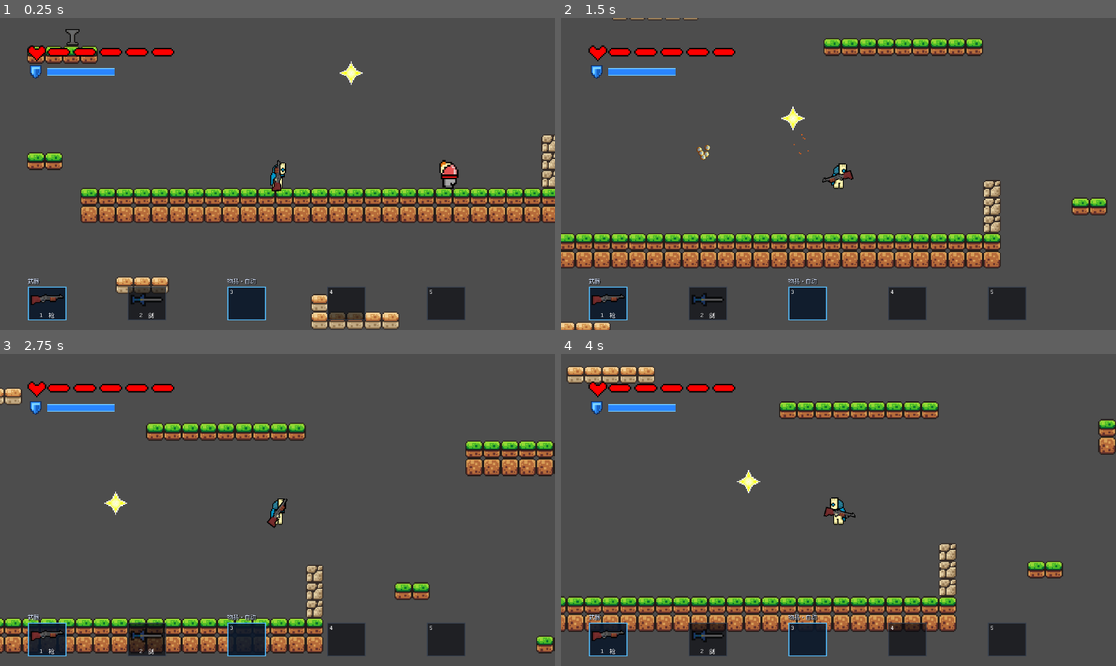
Above: before the commit, frames 1-4 (two rows, left to right).
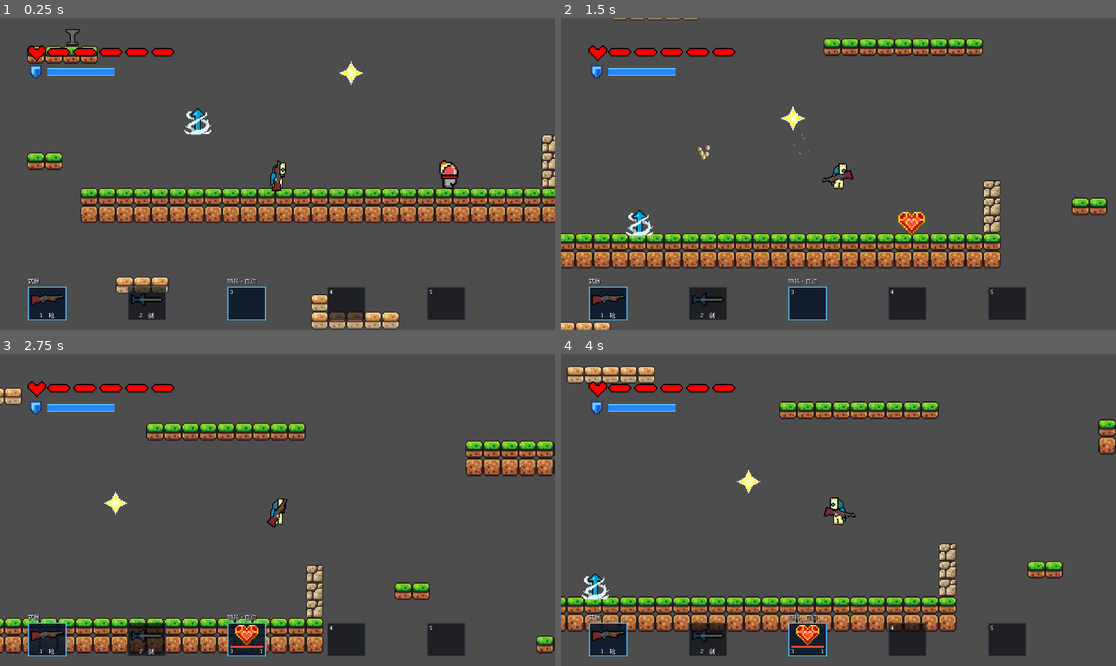
Above: after the commit, the same moments.

Repository: highbanana1/PAS
Game: Godot game, scene res://scene/main.tscn
Two runs of this game, one before a commit and one after it. Both use one fixed random seed, a clock stepped at 60 frames per second and the inputs below.
Inputs (mouse positions are in pixels of both pictures, inside the frame that each line leads up to):
- Up to frame 1 (0.25 s): no input
- Up to frame 2 (1.5 s): tap Enter at 0.5 s; move the mouse to (960, 158) at 0.52 s; hold D (right) 0.53-1.25 s; hold F (item_pickup) 0.53-1.25 s; click (960, 158) at 0.67 s; tap Space (jump) at 0.77, 0.8, 1.07 s; drag from (727, 189) to (810, 236) at 1.27 s
- Up to frame 3 (2.75 s): move the mouse to (333, 441) at 2.02 s; hold D (right) from 2.03 s (still down); hold Right mouse button (block) from 2.03 s (still down); tap Space (jump) at 2.3 s
- Up to frame 4 (4 s): release D (right) at 2.75 s; release Right mouse button (block) at 2.75 s; drag from (810, 572) to (672, 463) at 2.77 s; move the mouse to (1005, 556) at 3.52 s; hold A (left) from 3.53 s (still down); click (1005, 556) at 3.6 s; tap Space (jump) at 3.77, 3.8 s

The runs differ from the first frame. In frame 1, 0.2% of the frame differs, in the area x 33-39%, y 28-38%; in frame 2, 0.5%; in frame 3, 0.2%; in frame 4, 0.5%, in the area x 3-48%, y 70-96%.

Commit message:
chore: save current scene settings and assets as stable snapshot

Diff:
--- a/project.godot
+++ b/project.godot
@@ -29,31 +29,34 @@
 
 item_auto_pickup_toggle={
 "deadzone": 0.2,
-"events": [Object(InputEventKey,"physical_keycode":84)]
+"events": [Object(InputEventKey,"resource_local_to_scene":false,"resource_name":"","device":16,"window_id":0,"alt_pressed":false,"shift_pressed":false,"ctrl_pressed":false,"meta_pressed":false,"pressed":false,"keycode":0,"physical_keycode":84,"key_label":0,"unicode":0,"location":0,"echo":false,"script":null)
+]
 }
-
 item_select_2={
 "deadzone": 0.2,
-"events": [Object(InputEventKey,"physical_keycode":52)]
+"events": [Object(InputEventKey,"resource_local_to_scene":false,"resource_name":"","device":16,"window_id":0,"alt_pressed":false,"shift_pressed":false,"ctrl_pressed":false,"meta_pressed":false,"pressed":false,"keycode":0,"physical_keycode":52,"key_label":0,"unicode":0,"location":0,"echo":false,"script":null)
+]
 }
 item_select_3={
 "deadzone": 0.2,
-"events": [Object(InputEventKey,"physical_keycode":53)]
+"events": [Object(InputEventKey,"resource_local_to_scene":false,"resource_name":"","device":16,"window_id":0,"alt_pressed":false,"shift_pressed":false,"ctrl_pressed":false,"meta_pressed":false,"pressed":false,"keycode":0,"physical_keycode":53,"key_label":0,"unicode":0,"location":0,"echo":false,"script":null)
+]
 }
-
 item_select_1={
 "deadzone": 0.2,
-"events": [Object(InputEventKey,"physical_keycode":51)]
+"events": [Object(InputEventKey,"resource_local_to_scene":false,"resource_name":"","device":16,"window_id":0,"alt_pressed":false,"shift_pressed":false,"ctrl_pressed":false,"meta_pressed":false,"pressed":false,"keycode":0,"physical_keycode":51,"key_label":0,"unicode":0,"location":0,"echo":false,"script":null)
+]
 }
 item_use={
 "deadzone": 0.2,
-"events": [Object(InputEventKey,"physical_keycode":69)]
+"events": [Object(InputEventKey,"resource_local_to_scene":false,"resource_name":"","device":16,"window_id":0,"alt_pressed":false,"shift_pressed":false,"ctrl_pressed":false,"meta_pressed":false,"pressed":false,"keycode":0,"physical_keycode":69,"key_label":0,"unicode":0,"location":0,"echo":false,"script":null)
+]
 }
 item_pickup={
 "deadzone": 0.2,
-"events": [Object(InputEventKey,"physical_keycode":70)]
+"events": [Object(InputEventKey,"resource_local_to_scene":false,"resource_name":"","device":16,"window_id":0,"alt_pressed":false,"shift_pressed":false,"ctrl_pressed":false,"meta_pressed":false,"pressed":false,"keycode":0,"physical_keycode":70,"key_label":0,"unicode":0,"location":0,"echo":false,"script":null)
+]
 }
-
 jump={
 "deadzone": 0.2,
 "events": [Object(InputEventKey,"resource_local_to_scene":false,"resource_name":"","device":-1,"window_id":0,"alt_press …(191 unchanged characters)…
--- a/scene/enemy.tscn
+++ b/scene/enemy.tscn
@@ -16,6 +16,7 @@
 collision_layer = 8
 collision_mask = 5
 script = ExtResource("1_f87vc")
+health_item_drop_chance = 1.0
 
 [node name="CollisionShape2D" type="CollisionShape2D" parent="." unique_id=1760389269 groups=["enemy"]]
 z_index = 1
--- a/scene/main.tscn
+++ b/scene/main.tscn
@@ -12,10 +12,9 @@
 [ext_resource type="Texture2D" uid="uid://b123b502l8adg" path="res://asset/pic/HPlineOut.png" id="7_tqoya"]
 [ext_resource type="Texture2D" uid="uid://dvy0yyio8qro6" path="res://asset/pic/HPlineFill.png" id="8_k65ib"]
 [ext_resource type="Texture2D" uid="uid://cmg0tudkcs1qq" path="res://asset/pic/HPlineIn.png" id="9_wscrc"]
-
 [ext_resource type="PackedScene" path="res://scene/death_screen.tscn" id="13_death_screen"]
-
 [ext_resource type="PackedScene" path="res://scene/combat_hud.tscn" id="14_combat_hud"]
+[ext_resource type="PackedScene" path="res://scene/jump_item_pickup.tscn" id="15_v2gmf"]
 
 [sub_resource type="TileSetAtlasSource" id="TileSetAtlasSource_wp4xf"]
 texture = ExtResource("2_v0l8b")
@@ -322,7 +321,9 @@
 texture_over = ExtResource("7_tqoya")
 texture_progress = ExtResource("9_wscrc")
 
-
-[node name="DeathScreen" parent="." instance=ExtResource("13_death_screen")]
-
-[node name="CombatHUD" parent="." instance=ExtResource("14_combat_hud")]
+[node name="DeathScreen" parent="." unique_id=98098314 instance=ExtResource("13_death_screen")]
+
+[node name="CombatHUD" parent="." unique_id=915538906 instance=ExtResource("14_combat_hud")]
+
+[node name="JumpItemPickup" parent="." unique_id=1337724559 instance=ExtResource("15_v2gmf")]
+position = Vector2(-39, -81)
--- a/scene/maincharac.tscn
+++ b/scene/maincharac.tscn
@@ -6,9 +6,8 @@
 [ext_resource type="Shader" uid="uid://l8l43r5bqc01" path="res://shaders/maincharac.gdshader" id="2_xno6r"]
 [ext_resource type="Texture2D" uid="uid://cijvkdnq277cq" path="res://asset/pic/dash.png" id="3_4ps4g"]
 [ext_resource type="Texture2D" uid="uid://dix6gnb4swhbk" path="res://asset/pic/run.PNG" id="3_7g0xw"]
-
 [ext_resource type="PackedScene" path="res://scene/sword.tscn" id="7_sword"]
-[ext_resource type="Script" path="res://scene/script/weapon_controller.gd" id="8_weapons"]
+[ext_resource type="Script" uid="uid://d2jiqfev5fljc" path="res://scene/script/weapon_controller.gd" id="8_weapons"]
 
 [sub_resource type="ShaderMaterial" id="ShaderMaterial_4ps4g"]
 shader = ExtResource("2_xno6r")
@@ -161,6 +160,7 @@
 collision_layer = 2
 collision_mask = 257
 script = ExtResource("1_xb537")
+hit_invincibility_time = 1.0
 
 [node name="DashParticles" type="GPUParticles2D" parent="." unique_id=2094130153]
 material = SubResource("ShaderMaterial_4ps4g")
@@ -181,7 +181,7 @@
 [node name="gun" parent="." unique_id=2007606495 instance=ExtResource("2_h5hy6")]
 position = Vector2(4, 100)
 
-[node name="Sword" parent="." instance=ExtResource("7_sword" )]
+[node name="Sword" parent="." unique_id=187067858 instance=ExtResource("7_sword")]
 position = Vector2(4, 100)
 
 [node name="Camera2D" type="Camera2D" parent="." unique_id=789323785]
@@ -190,12 +190,12 @@
 [node name="Timer" type="Timer" parent="." unique_id=1738381320]
 wait_time = 3.0
 
-[node name="RespawnTimer" type="Timer" parent="."]
+[node name="RespawnTimer" type="Timer" parent="." unique_id=1795917172]
 wait_time = 5.0
 one_shot = true
 ignore_time_scale = true
 
-[node name="WeaponController" type="Node" parent="."]
+[node name="WeaponController" type="Node" parent="." unique_id=620397751]
 script = ExtResource("8_weapons")
 
 [connection signal="timeout" from="Timer" to="." method="_on_timer_timeout"]
Binary file added: asset/pic/Bullet_milkdragon.jpg
Not shown, added: asset/pic/Bullet_milkdragon.jpg.import
